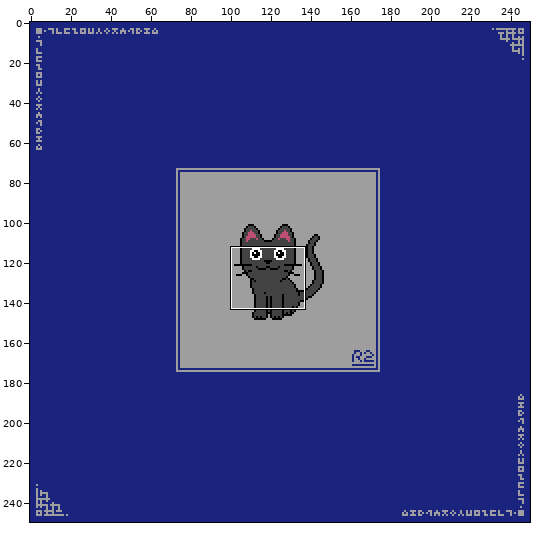
Edited in one commit: pixel-art file (works/cat/cat_0005_0003.aseprite). Above: a wide view before the commit, with the close-up outlined.
Close-up. Before the commit:
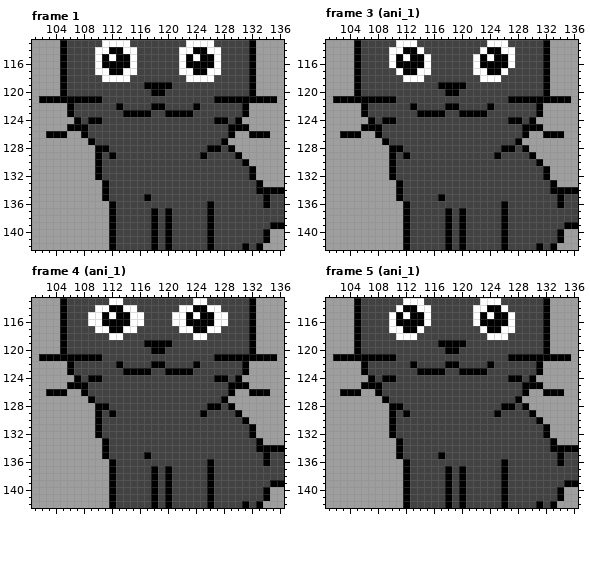
250x250 pixels, 11 frames. Shown: frame 1: x 101..136, y 113..142; frame 3 (ani_1): x 101..136, y 113..142; frame 4 (ani_1): x 101..136, y 113..142; frame 5 (ani_1): x 101..136, y 113..142. The commit also changed other frames or places, which this record leaves out.
New version:
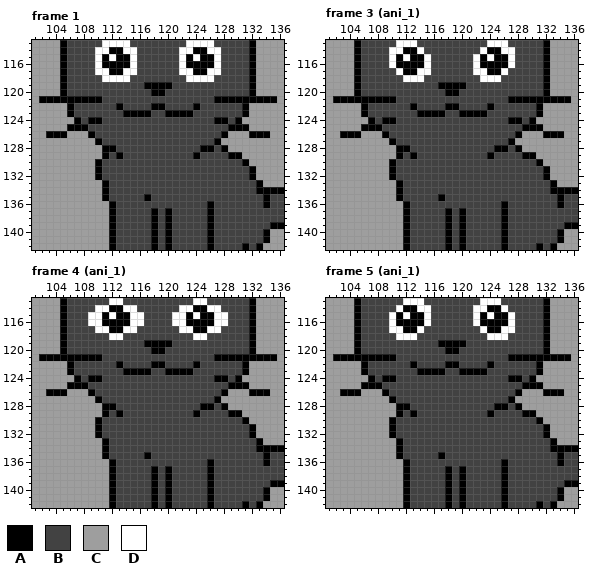
Palette (. is transparent): A #000000  B #424242  C #9e9e9e  D #ffffff
Edits made:
--- frame 1, layer "body"
@@ x 101..136 @@
 125 CCCCCAAABBBBBBBBBBBBBBBBBBBBAAACCCCC
-126 CCAAACCABBBBBBBBBBBBBBBBBBBBACCAAACC
-127 CCCCCCCCABBBBBBBBBBBBBBBBBBACCCCCCCC
-128 CCCCCCCCCAABBBBBBBBBBBBBBAABACCCCCCC
-129 CCCCCCCCCABABBBBBBBBBBBBABBBBACCCCCC
+126 CCAAACCCABBBBBBBBBBBBBBBBBBACCCAAACC
+127 CCCCCCCCCABBBBBBBBBBBBBBBBACCCCCCCCC
+128 CCCCCCCCCCAABBBBBBBBBBBBAABACCCCCCCC
+129 CCCCCCCCCCABABBBBBBBBBBABBBBAACCCCCC
 130 CCCCCCCCCABBBBBBBBBBBBBBBBBBBBACCCCC
--- frame 3 (ani_1), layer "body": the same change as frame 1
--- frame 4 (ani_1), layer "body": the same change as frame 1
--- frame 5 (ani_1), layer "body": the same change as frame 1
Where, in picture pixels (left, top, right, bottom), the same in both close-ups:
changed: (81, 131, 123, 159)
changed: (193, 131, 235, 159)
changed: (375, 131, 417, 159)
changed: (487, 131, 529, 159)
changed: (81, 389, 123, 417)
changed: (193, 389, 235, 417)
changed: (375, 389, 417, 417)
changed: (487, 389, 529, 417)
